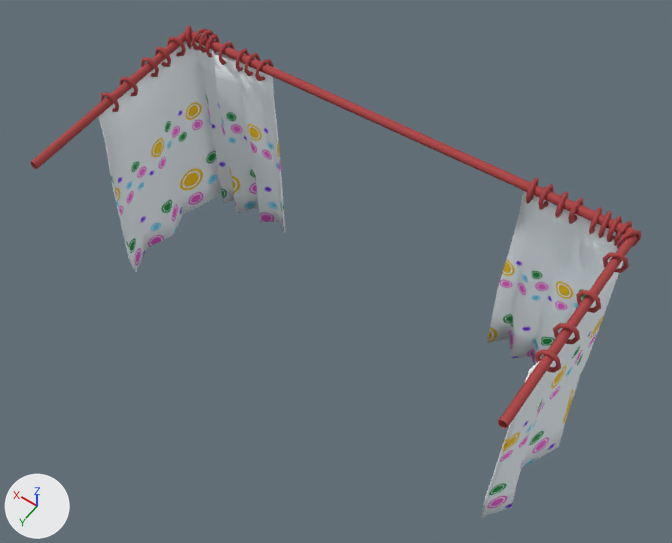
What one commit did to the FBX model Assets/3D/Environment/BathroomCourtain.FBX.
Both versions are drawn from a camera (50 mm lens) standing at (-8.57, 11.61, 24.03) and looking at (-0.21, -0.09, 5.64). Every picture has the same lights, and +X, +Y and +Z are marked at lower left. Where no turn or scale is listed for an object, it has been applied to the vertices.

Objects in the first picture: 'BathroomCourtain'.
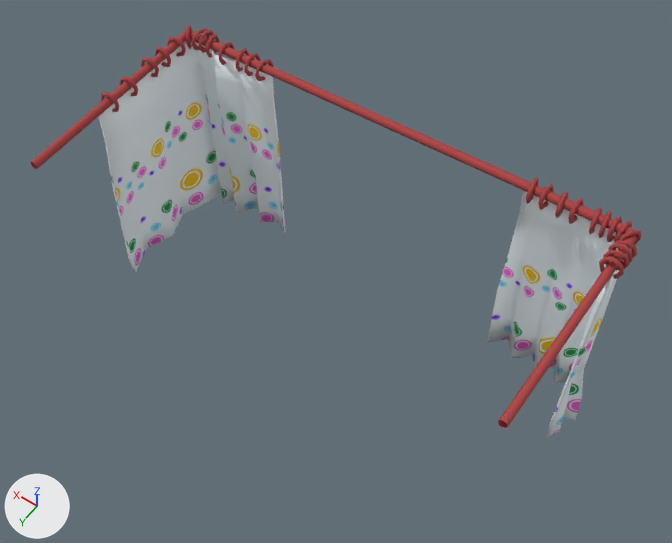
Where the change shows, as pixel boxes [x1, y1, x2, y2] in the pictures (672 x 543 px; the box of a moved part takes in the faces that stretch with it):
'BathroomCourtain', reshaped, surface changed (16% shorter)
    before: [31, 25, 641, 518]
    after: [31, 25, 641, 438]
part 1 of me_mesh, moved or reshaped
    before: [602, 253, 629, 273]
    after: [614, 240, 637, 260]
part 2 of me_mesh, moved or reshaped
    before: [576, 290, 601, 313]
    after: [608, 243, 633, 265]
part 3 of me_mesh, moved or reshaped
    before: [553, 323, 580, 344]
    after: [603, 250, 629, 270]
part 4 of me_mesh, moved or reshaped
    before: [535, 349, 561, 372]
    after: [599, 257, 624, 279]
part 5 of me_mesh, moved or reshaped
    before: [480, 367, 534, 518]
    after: [546, 276, 613, 438]
part 6 of me_mesh, moved or reshaped
    before: [487, 361, 553, 515]
    after: [552, 273, 614, 435]
part 7 of me_mesh, moved or reshaped
    before: [512, 346, 564, 504]
    after: [557, 292, 601, 404]
part 8 of me_mesh, moved or reshaped
    before: [522, 260, 623, 468]
    after: [563, 260, 624, 420]
part 9 of me_mesh, surface changed
    before: [487, 190, 625, 399]
    after: [487, 190, 625, 385]

Edits to the bpy script that builds the scene:
```text
Change me_mesh:
    where me_mesh.from_pydata(...)  # 1216 vertices, 1206 faces; spans x -6.7..6.7, y -3.22..3.22, z 2.08..9.26
    used by ob_bathroomcourtain; location = (0.0, 0.0, 0.0)
    me_mesh part 1: the loose piece of 32 vertices spanning x -6.54..-5.99, y -1.75..-1.54, z 8.51..9.15 is moved by (0.0, -0.4, 0.0)
    me_mesh part 2: the loose piece of 32 vertices spanning x -6.54..-5.98, y -0.4..-0.26, z 8.6..9.24 is moved by (0.0, -1.49, 0.0)
    me_mesh part 3: the loose piece of 32 vertices spanning x -6.54..-5.99, y 0.55..0.74, z 8.62..9.26 is moved by (0.0, -2.25, 0.0)
    me_mesh part 4: the loose piece of 32 vertices spanning x -6.54..-5.98, y 1.34..1.47, z 8.6..9.24 is moved by (0.0, -2.79, 0.0)
    me_mesh part 5: all 24 vertices in x -6.14..-5.99, y 1.64..1.96, z 2.32..8.87 are moved by (-0.28, -2.89, 0.0)
    me_mesh part 6: all 12 vertices in x -6.51..-6.21, y 0.97..1.29, z 2.24..8.84 are moved by (0.0, -2.56, 0.0)
    me_mesh part 7: all 12 vertices in x -6.23..-6.13, y 0.12..0.27, z 2.34..8.85 are moved by (0.0, -1.92, 0.0)
    me_mesh part 8: all 11 vertices in x -6.7..-6.21, y -1.04..-0.87, z 2.23..8.76 are moved by (0.0, -0.94, 0.0)
    me_mesh part 9: texture (UV) coordinates of 306 of 1206 faces, centred in x -6.5..-3.51, y -2.96..1.95, z 2.19..9.19, changed; they spanned u -0.23..1.21, v -0.02..1.05 and now span u -0.23..1.0, v -0.4..1.9
```
